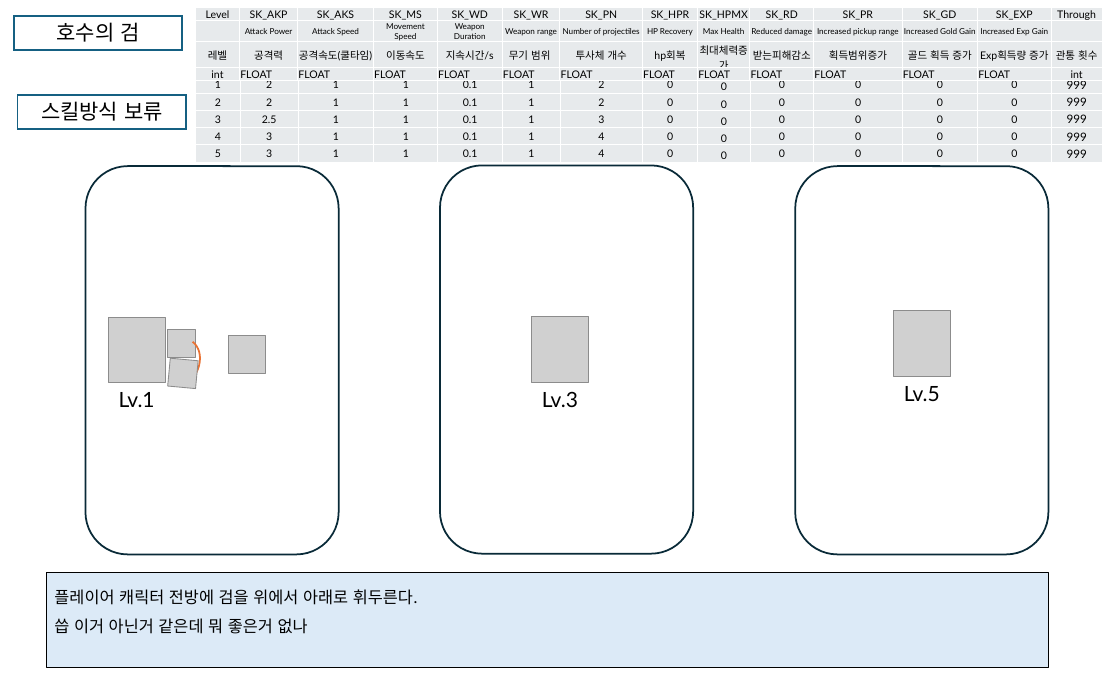
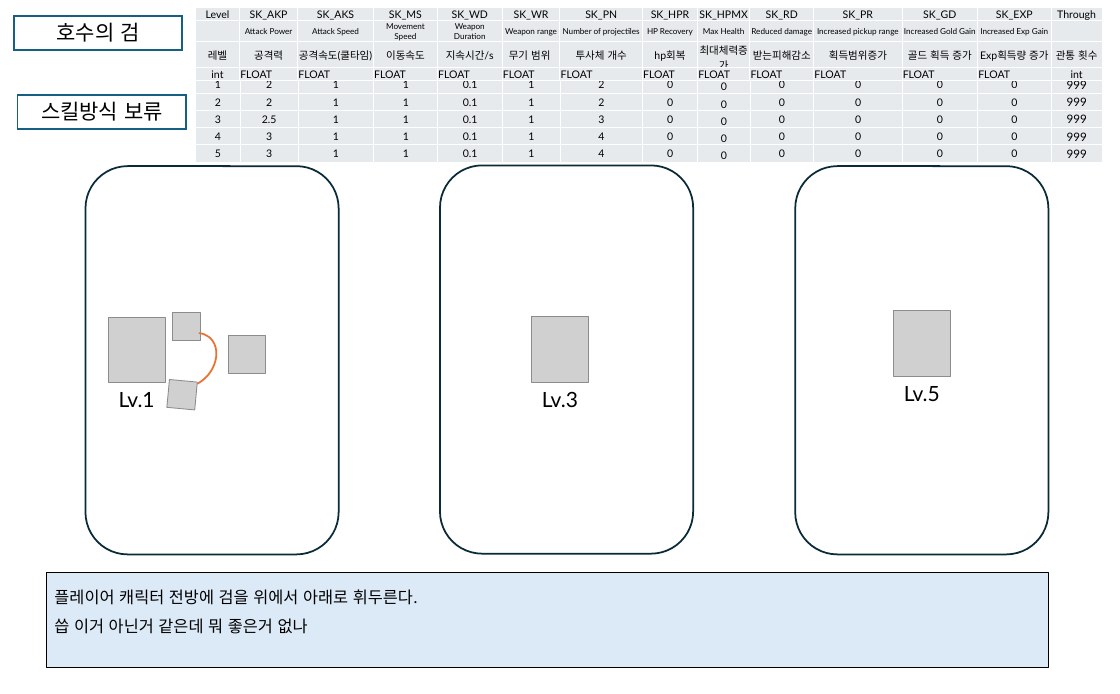
Before and after one commit to sms3072/wepatens, a slide deck: slide 4 of contents/동물서바이벌/문서/동물서바이벌_스킬.pptx (slide 6 before the commit). Drawn at 1120x694 pixels with LibreOffice and Linux fonts; fonts in the diff are those of the drawing; grey boxes stand for pictures. Boxes give left, top, right and bottom in pixels: in the first picture for what was removed or moved away, otherwise in the second. Text is boxed around its words. In the diff, an @@ line names an element or a change of style, - is before the commit and + after.

```diff
--- a/contents/동물서바이벌/문서/동물서바이벌_스킬.pptx
+++ b/contents/동물서바이벌/문서/동물서바이벌_스킬.pptx
@@ arc (boxed as its full ellipse): place and size @@
-arc (boxed as its full ellipse) at box(138, 328, 210, 403)
+arc (boxed as its full ellipse) at box(155, 323, 227, 398)
@@ arc (boxed as its full ellipse) at box(155, 323, 227, 398): proportions changed @@
@@ picture: place and size @@
-picture at box(167, 329, 195, 357)
+picture at box(172, 313, 200, 341)
@@ picture: place and size @@
-picture at box(168, 358, 198, 389)
+picture at box(167, 380, 197, 410)
```
Also in this commit, not shown: 5 other slides changed, 3 slides removed, 35 other files.
